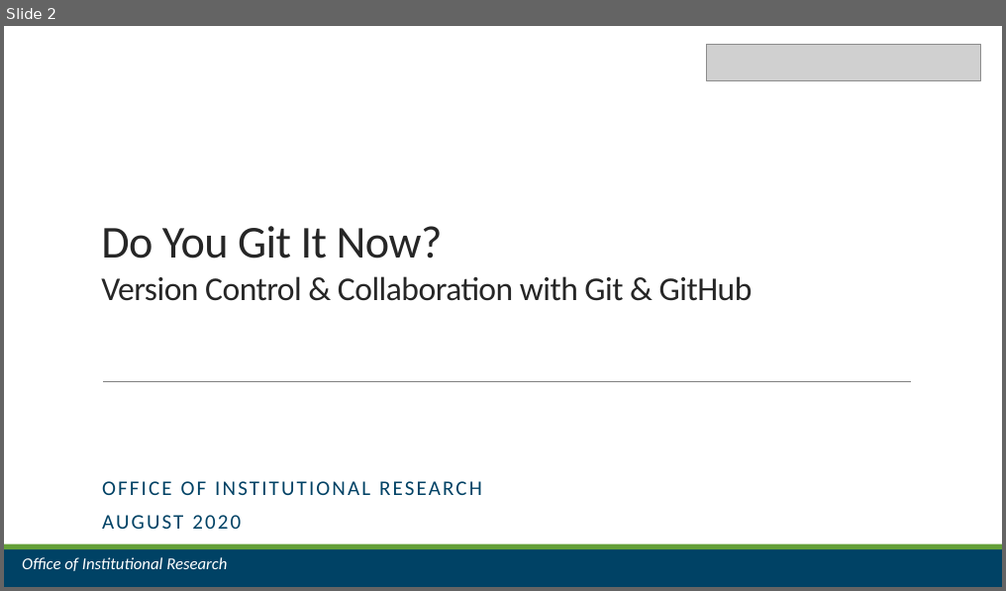
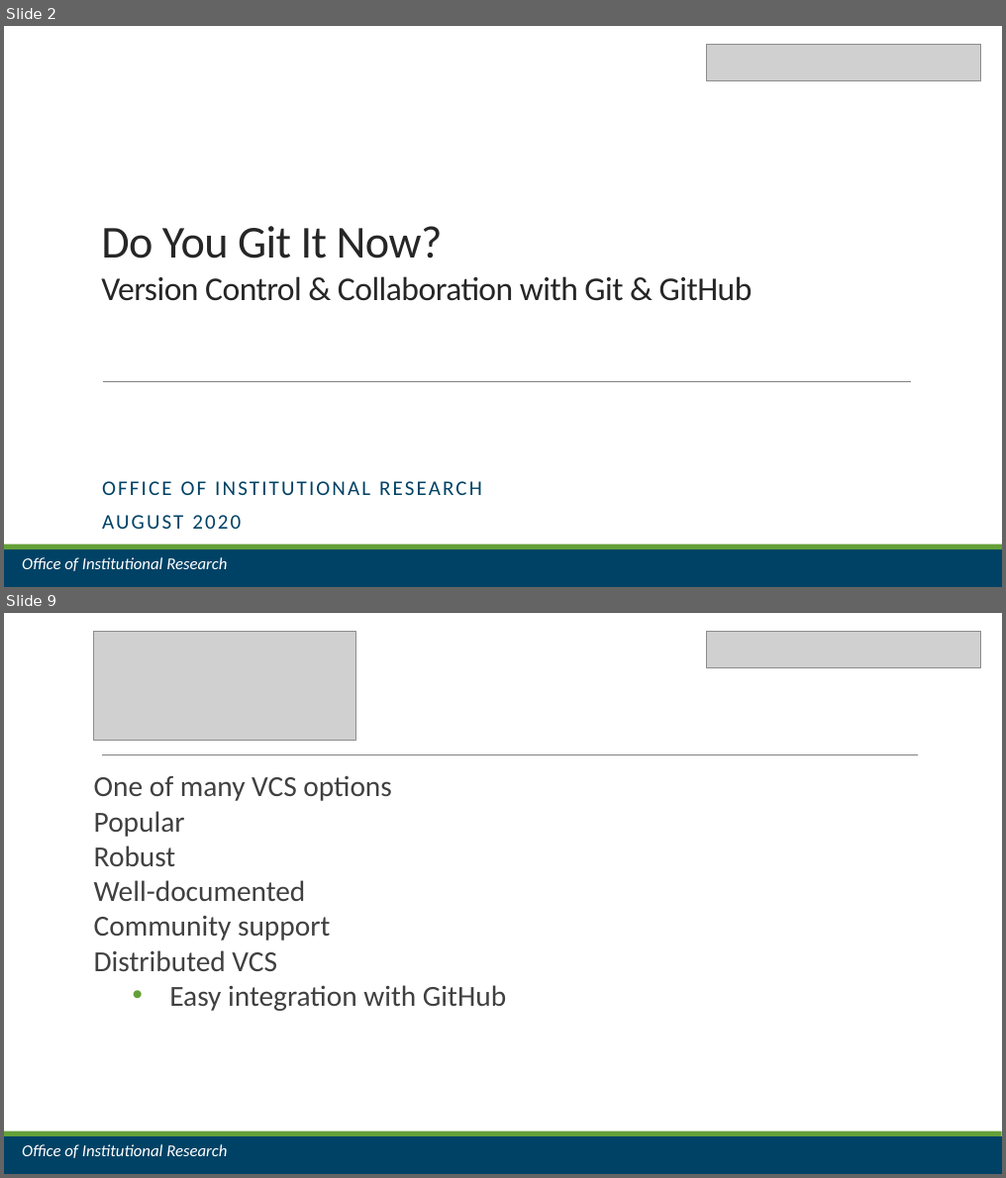
Before and after one commit to jrf1111/Do-You-Git-It-Now, a slide deck: Do You Git It Now.pptx. Shown one above the other, each under a label of ours: slide 2 before the commit, slides 2 and 9 after it; the slides between them are not shown. The pictures are 1006x591 and 1006x1178 pixels, drawn with LibreOffice and Linux fonts; fonts in the diff are those of the drawing; grey boxes stand for pictures. Boxes give left, top, right and bottom in pixels: in the first picture for what was removed or moved away, otherwise in the second. Text is boxed around its words. In the diff, an @@ line names an element or a change of style, - is before the commit and + after.

```diff
--- a/Do You Git It Now.pptx
+++ b/Do You Git It Now.pptx
@@ slide 9 added at box(4, 613, 1002, 1174), background #FFFFFF; not listed: 2 template elements that a slide beside it also shows @@
@@ picture added at box(94, 631, 355, 741) @@
@@ picture added at box(707, 631, 982, 667) @@
@@ line added from (102, 756) to (918, 756), #808080 0.5 pt @@
@@ text added at box(94, 776, 506, 1011), 28 pt, text #404040 @@
+One of many VCS options
+Popular
+Robust
+Well-documented
+Community support
+Distributed VCS
+• Easy integration with GitHub
@@ text added at box(22, 1145, 227, 1158), 16 pt, text #FFFFFF, italic @@
+Office of Institutional Research
```
Also in this commit, not shown: 10 slides changed, 2 other slides added, 1 slide removed, 18 other files.
